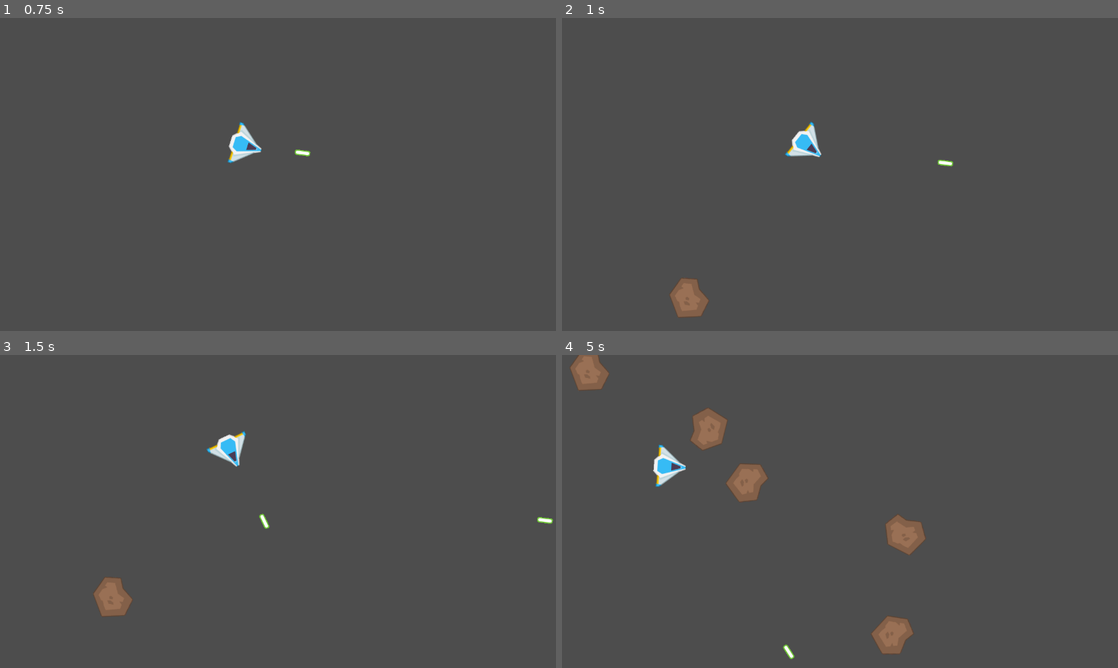
Above: before the commit, frames 1-4 (two rows, left to right).
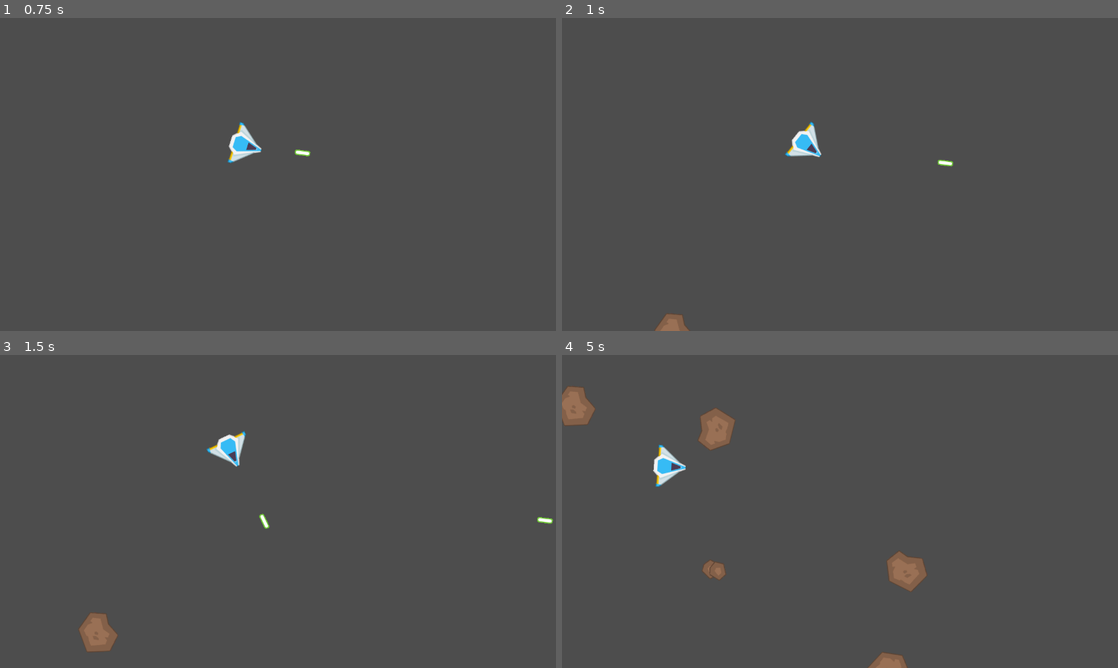
Above: after the commit, the same moments.

Repository: wsteo/asteroids-clone-godot
Game: Godot game, scene res://main.tscn
The game is run twice, just before and just after one commit, with the same random seed, the same clock (stepped at 60 frames per second) and the same inputs.
Inputs:
- Up to frame 1 (0.75 s): tap Enter at 0.5 s; hold D (right) from 0.53 s (still down); tap Space (shoot) at 0.6 s
- Up to frame 2 (1 s): keep holding D (right)
- Up to frame 3 (1.5 s): release D (right) at 1.28 s; hold S (down) from 1.28 s (still down); tap Space (shoot) at 1.35 s
- Up to frame 4 (5 s): release S (down) at 2.03 s; hold D (right) 2.03-2.78 s; tap Space (shoot) every 0.75 s from 2.1 to 4.35 s; hold W (up) 2.78-3.53 s; hold A (left) from 3.53 s (still down)

Frame 1 is identical in both runs. In frame 2, 0.8% of the frame differs, in the area x 16-27%, y 83-100%; in frame 3, 1.2%; in frame 4, 4.5%, in the area x 0-66%, y 0-100%.

Commit message:
Refactor code for area detection for player

Diff:
--- a/main.gd
+++ b/main.gd
@@ -1,15 +1,5 @@
 extends Node
 @export var asteroidScene: PackedScene
-
-# Called when the node enters the scene tree for the first time.
-func _ready():
-	pass # Replace with function body.
-
-
-# Called every frame. 'delta' is the elapsed time since the previous frame.
-func _process(delta):
-	pass
-
 
 func _on_asteroid_spawn_timer_timeout():
 	var asteroid = asteroidScene.instantiate()
@@ -29,27 +19,16 @@
 
 	add_child(asteroid)
 
-
-func _on_top_border_area_2d_body_entered(body):
-	if (body.is_in_group("player")):
-		print(body.name)
-		print(body.position.x)
-		var position = body.position
-		body.position = position + Vector2(0,720)
-
-func _on_bottom_border_area_2d_body_entered(body):
-	if (body.is_in_group("player")):
-		print(body.name)
-		print(body.position.x)
-		var position = body.position
-		body.position = position + Vector2(0,-720)
-
-func _on_left_border_area_2d_body_entered(body):
+var MAX_HEIGHT = 750
+var MAX_WIDTH = 1300
+func _on_play_area_2d_body_exited(body):
 	if (body.is_in_group("player")):
 		var position = body.position
-		body.position = position + Vector2(1280,0)
-
-func _on_right_border_area_2d_body_entered(body):
-	if (body.is_in_group("player")):
-		var position = body.position
-		body.position = position + Vector2(-1280,0)
+		if (body.position.x > 1280):
+			body.position = position + Vector2(-MAX_WIDTH, 0)
+		elif (body.position.x < 0):
+			body.position = position + Vector2(MAX_WIDTH, 0)
+		elif (body.position.y > 720):
+			body.position = position + Vector2(0, -MAX_HEIGHT)
+		elif (body.position.y < 0):
+			body.position = position + Vector2(0, MAX_HEIGHT)
--- a/main.tscn
+++ b/main.tscn
@@ -6,15 +6,12 @@
 
 [sub_resource type="Curve2D" id="Curve2D_vjbhg"]
 _data = {
-"points": PackedVector2Array(0, 0, 0, 0, -2, -3, 0, 0, 0, 0, 1153, 1, 0, 0, 0, 0, 1150, 644, 0, 0, 0, 0, -7, 644, 0, 0, 0, 0, -2, -3)
+"points": PackedVector2Array(0, 0, 0, 0, -2, -3, 0, 0, 0, 0, 1153, 1, 0, 0, 0, 0, 1154.78, 729, 0, 0, 0, 0, -4.32308, 725, 0, 0, 0, 0, -2, -3)
 }
 point_count = 5
 
-[sub_resource type="RectangleShape2D" id="RectangleShape2D_xcj3p"]
-size = Vector2(1372, 55)
-
-[sub_resource type="RectangleShape2D" id="RectangleShape2D_eybwq"]
-size = Vector2(29, 772)
+[sub_resource type="RectangleShape2D" id="RectangleShape2D_6l0k7"]
+size = Vector2(1283, 731)
 
 [node name="Main" type="Node"]
 script = ExtResource("1_achpo")
@@ -24,6 +21,8 @@
 position = Vector2(566, 294)
 
 [node name="ObjectSpawnPath" type="Path2D" parent="."]
+position = Vector2(-27.9277, -37.709)
+scale = Vector2(1.17332, 1.09699)
 curve = SubResource("Curve2D_vjbhg")
 
 [node name="ObjectSpawnLocation" type="PathFollow2D" parent="ObjectSpawnPath"]
@@ -33,36 +32,12 @@
 [node name="AsteroidSpawnTimer" type="Timer" parent="."]
 autostart = true
 
-[node name="TopBorderArea2D" type="Area2D" parent="."]
-position = Vector2(589, -83)
+[node name="PlayArea2D" type="Area2D" parent="."]
+position = Vector2(557, 294)
 
-[node name="CollisionShape2D" type="CollisionShape2D" parent="TopBorderArea2D"]
-position = Vector2(45, 17.5)
-shape = SubResource("RectangleShape2D_xcj3p")
-
-[node name="BottomBorderArea2D" type="Area2D" parent="."]
-position = Vector2(493, 785)
-
-[node name="CollisionShape2D" type="CollisionShape2D" parent="BottomBorderArea2D"]
-position = Vector2(157, 17.5)
-shape = SubResource("RectangleShape2D_xcj3p")
-
-[node name="LeftBorderArea2D" type="Area2D" parent="."]
-position = Vector2(-68, 5)
-
-[node name="CollisionShape2D" type="CollisionShape2D" parent="LeftBorderArea2D"]
-position = Vector2(0, 348.5)
-shape = SubResource("RectangleShape2D_eybwq")
-
-[node name="RightBorderArea2D" type="Area2D" parent="."]
-position = Vector2(1334, 21)
-
-[node name="CollisionShape2D" type="CollisionShape2D" parent="RightBorderArea2D"]
-position = Vector2(4.5, 348)
-shape = SubResource("RectangleShape2D_eybwq")
+[node name="CollisionShape2D" type="CollisionShape2D" parent="PlayArea2D"]
+position = Vector2(82.5, 67.5)
+shape = SubResource("RectangleShape2D_6l0k7")
 
 [connection signal="timeout" from="AsteroidSpawnTimer" to="." method="_on_asteroid_spawn_timer_timeout"]
-[connection signal="body_entered" from="TopBorderArea2D" to="." method="_on_top_border_area_2d_body_entered"]
-[connection signal="body_entered" from="BottomBorderArea2D" to="." method="_on_bottom_border_area_2d_body_entered"]
-[connection signal="body_entered" from="LeftBorderArea2D" to="." method="_on_left_border_area_2d_body_entered"]
-[connection signal="body_entered" from="RightBorderArea2D" to="." method="_on_right_border_area_2d_body_entered"]
+[connection signal="body_exited" from="PlayArea2D" to="." method="_on_play_area_2d_body_exited"]
Not shown: 1 places in main.tscn that only renumber resources
